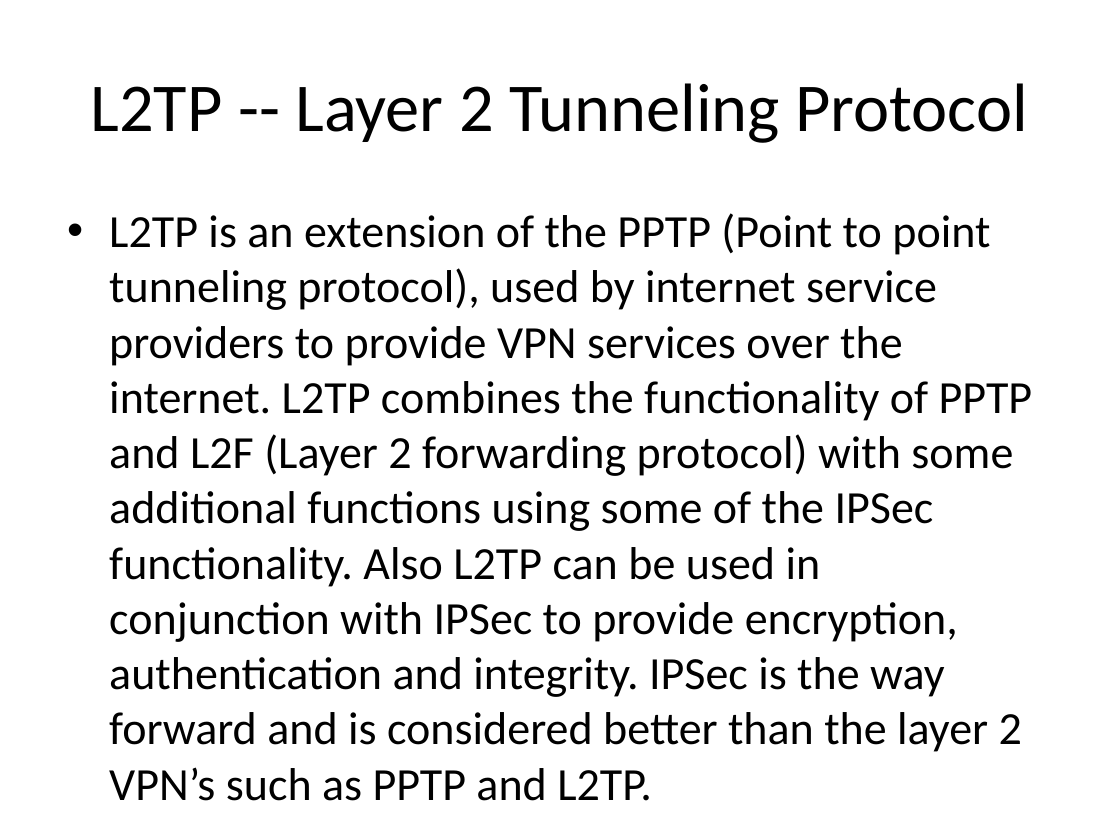
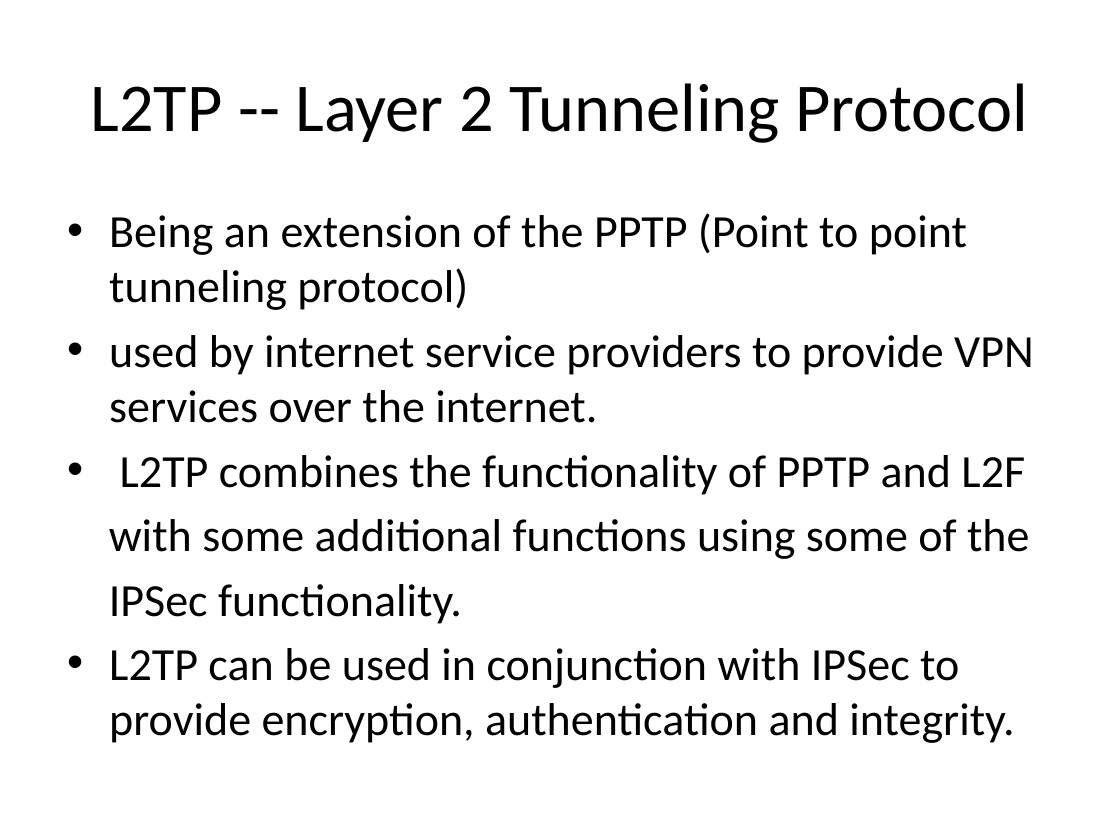
Before and after one commit to congnv8192/virtual-private-network-demo, a slide deck: slide 10 of present/VIRTUAL PRIVATE NETWORKS.pptx. Drawn at 1120x840 pixels with LibreOffice and Linux fonts; fonts in the diff are those of the drawing; background and template pictures are left out. Boxes give left, top, right and bottom in pixels: in the first picture for what was removed or moved away, otherwise in the second. Text is boxed around its words. In the diff, an @@ line names an element or a change of style, - is before the commit and + after.

```diff
--- a/present/VIRTUAL PRIVATE NETWORKS.pptx
+++ b/present/VIRTUAL PRIVATE NETWORKS.pptx
@@ text at box(109, 213, 1034, 743): text changed @@
-• L2TP is an extension of the PPTP (Point to point tunneling protocol), used by internet service providers to provide VPN services over the internet. L2TP combines the functionality of PPTP and L2F (Layer 2 forwarding protocol) with some additional functions using some of the IPSec functionality. Also L2TP can be used in conjunction with IPSec to provide encryption, authentication and integrity. IPSec is the way forward and is considered better than the layer 2 VPN’s such as PPTP and L2TP.
+• Being an extension of the PPTP (Point to point tunneling protocol)
+• used by internet service providers to provide VPN services over the internet.
+• L2TP combines the functionality of PPTP and L2F
+with some additional functions using some of the
+IPSec functionality.
+• L2TP can be used in conjunction with IPSec to provide encryption, authentication and integrity.
```
Also in this commit, not shown: 9 other slides changed, 11 slides added, 12 other files.
